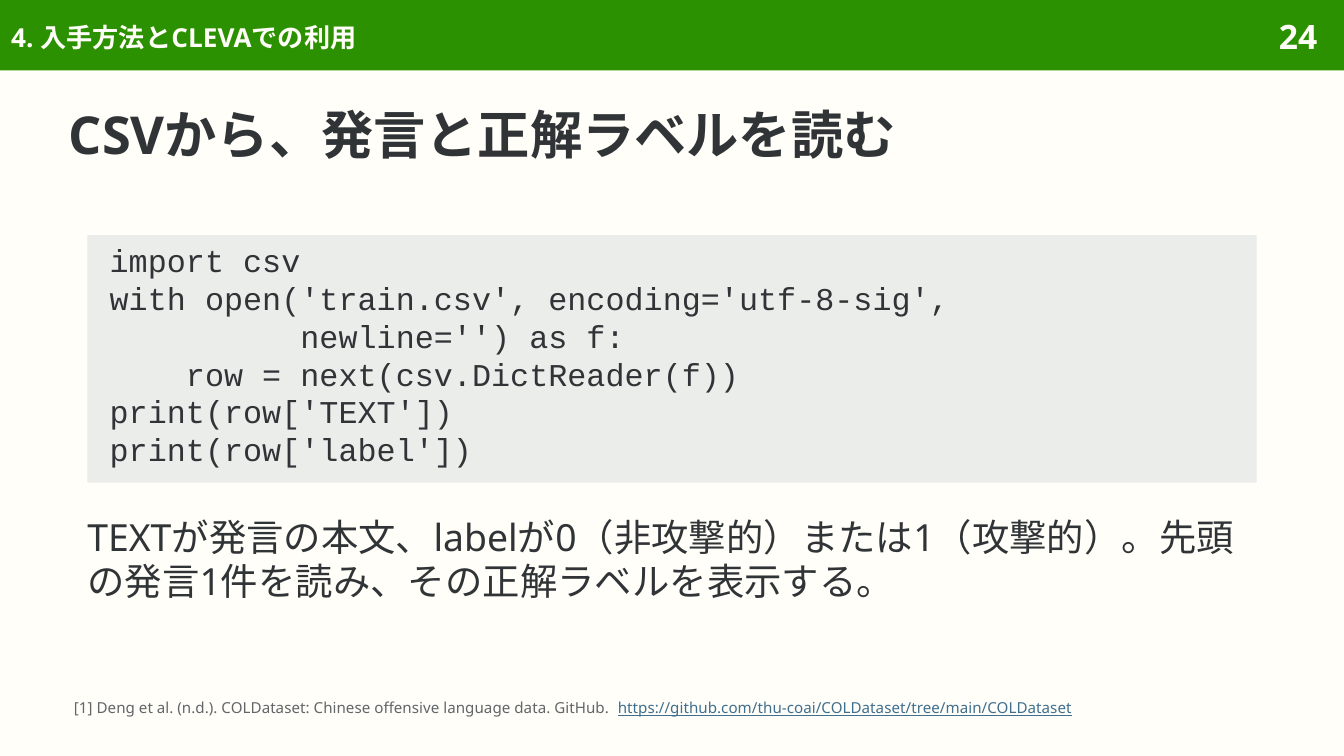
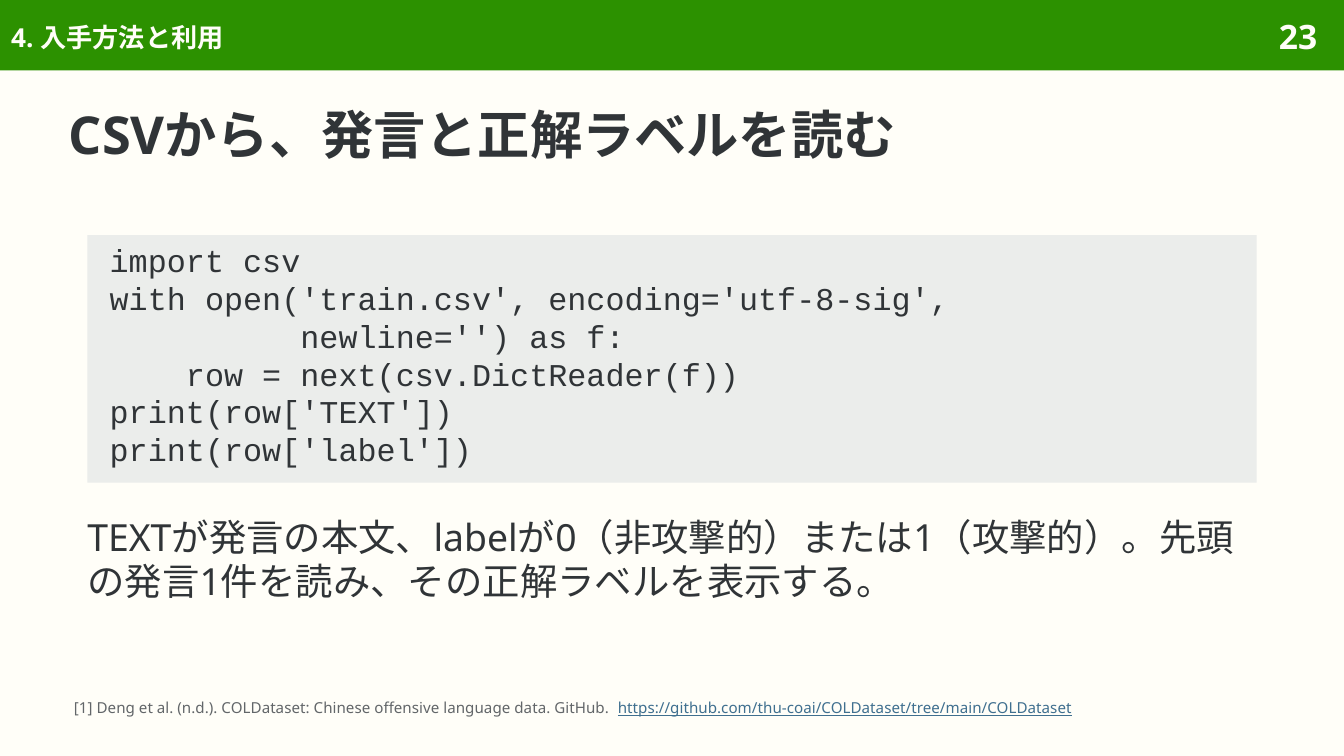
Before and after one commit to sasakiy84/datasets-in-10-minutes, a slide deck: slide 23 of slides/datasets-in-10-minutes-cold.pptx (slide 24 before the commit). Drawn at 1344x756 pixels with LibreOffice and Linux fonts; fonts in the diff are those of the drawing. Boxes give left, top, right and bottom in pixels: in the first picture for what was removed or moved away, otherwise in the second. Text is boxed around its words. In the diff, an @@ line names an element or a change of style, - is before the commit and + after.

```diff
--- a/slides/datasets-in-10-minutes-cold.pptx
+++ b/slides/datasets-in-10-minutes-cold.pptx
@@ title at (11,24,223,50): text changed @@
-4. 入手方法とCLEVAでの利用
+4. 入手方法と利用
@@ page number at (1279,24,1317,50): text changed @@
-24
+23
```
Also in this commit, not shown: 5 other slides changed, 2 slides removed, 53 other files.
